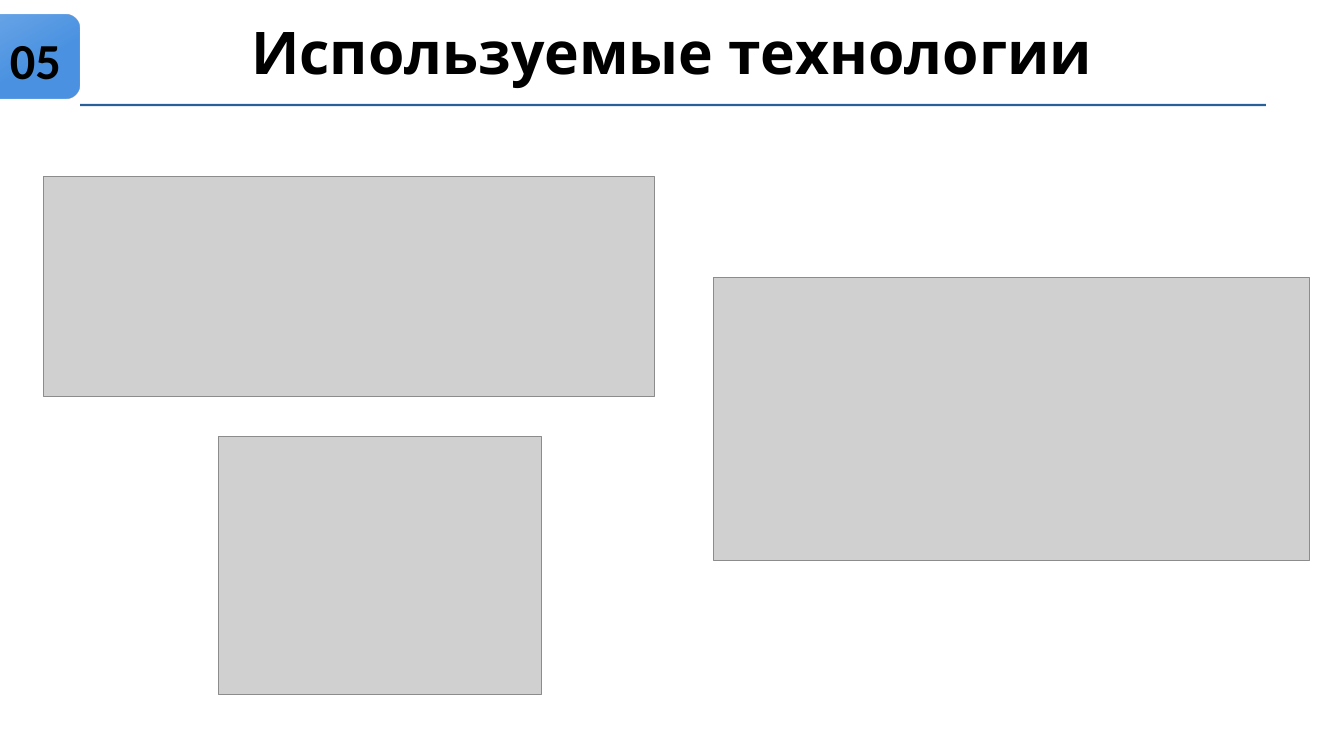
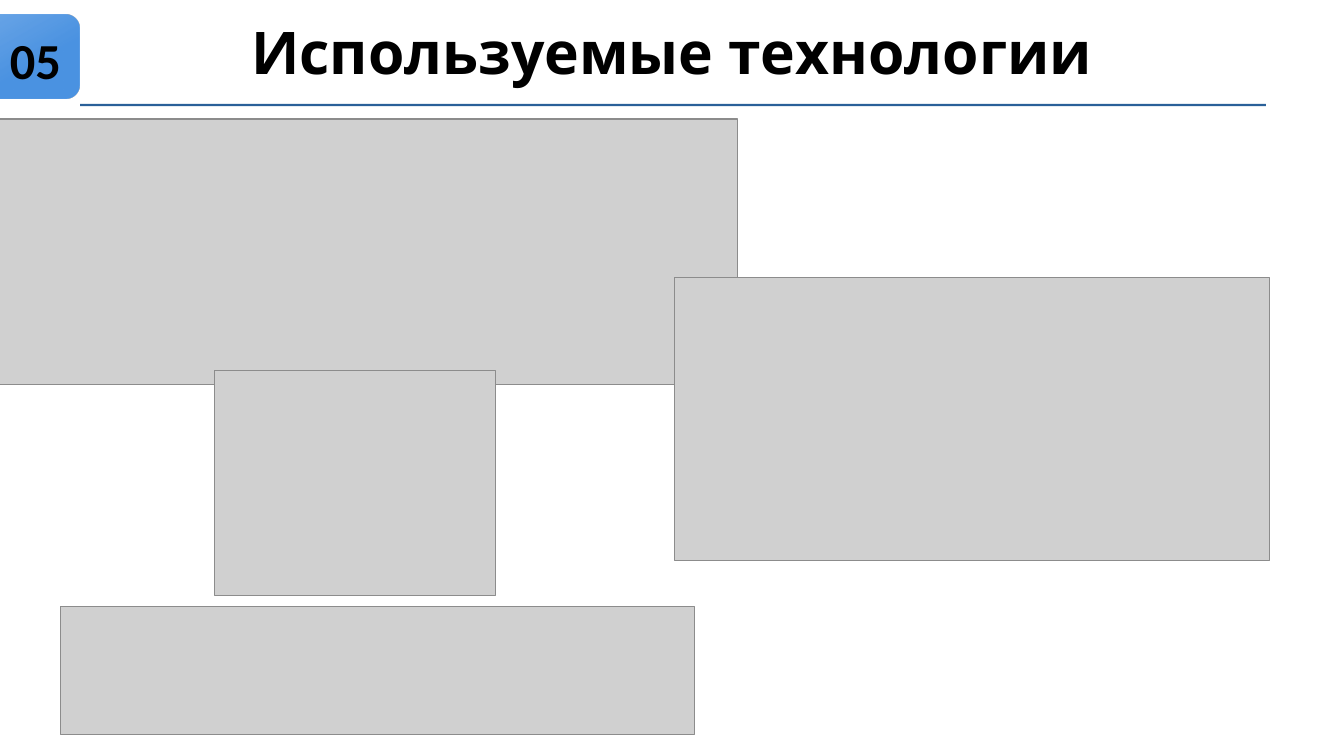
Before and after one commit to BaCat86/ProCo-python, a slide deck: slide 5 of Docs/Презентация/Individualny_proekt_ProCo.pptx. Drawn at 1344x756 pixels with LibreOffice and Linux fonts; fonts in the diff are those of the drawing; grey boxes stand for pictures. Boxes give left, top, right and bottom in pixels: in the first picture for what was removed or moved away, otherwise in the second. Text is boxed around its words. In the diff, an @@ line names an element or a change of style, - is before the commit and + after.

```diff
--- a/Docs/Презентация/Individualny_proekt_ProCo.pptx
+++ b/Docs/Презентация/Individualny_proekt_ProCo.pptx
@@ picture: place and size @@
-picture at (44,176,655,396)
+picture at (0,119,738,385)
@@ picture: place and size @@
-picture at (714,278,1310,561)
+picture at (675,278,1270,561)
@@ picture: place and size @@
-picture at (219,437,542,695)
+picture at (215,371,496,596)
@@ picture added at (60,607,695,734) @@
```
Also in this commit, not shown: 10 other slides changed, 1 other file.
